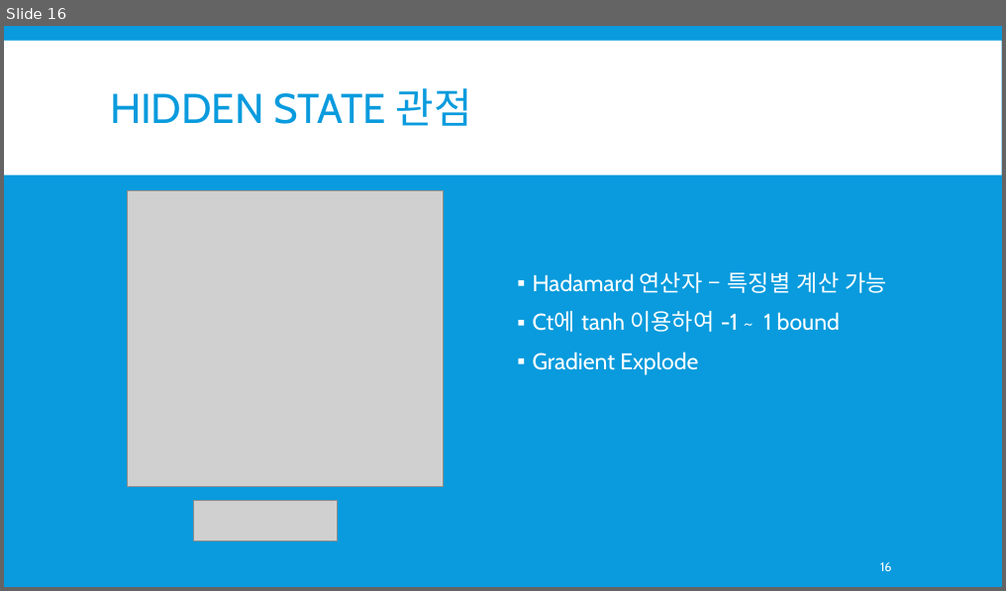
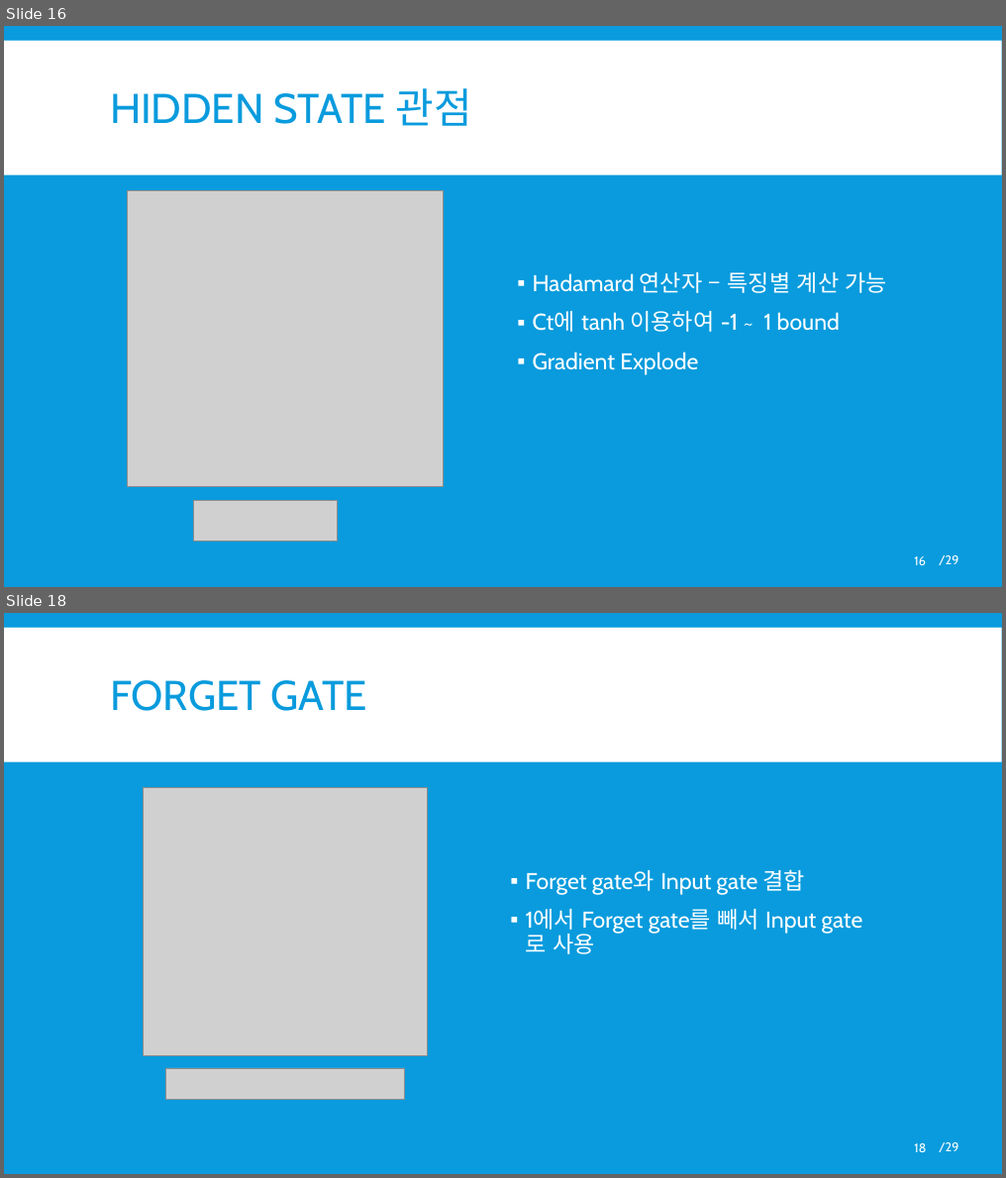
Before and after one commit to skj0108/seminar, a slide deck: RNN 순환 신경망.pptx. Shown one above the other, each under a label of ours: slide 16 before the commit, slides 16 and 18 after it; the slides between them are not shown. The pictures are 1006x591 and 1006x1178 pixels, drawn with LibreOffice and Linux fonts; fonts in the diff are those of the drawing; grey boxes stand for pictures. Boxes give left, top, right and bottom in pixels: in the first picture for what was removed or moved away, otherwise in the second. Text is boxed around its words. In the diff, an @@ line names an element or a change of style, - is before the commit and + after.

```diff
--- a/RNN 순환 신경망.pptx
+++ b/RNN 순환 신경망.pptx
@@ slide 18 added at [4, 613, 1002, 1174], background #099BDD; not listed: 2 template elements that a slide beside it also shows @@
@@ title added at [110, 680, 366, 711], 40 pt, text #099BDD @@
+FORGET GATE
@@ picture added at [144, 788, 427, 1057] @@
@@ text added at [526, 869, 816, 955], 22 pt, text #FFFFFF @@
+▪ Forget gate와 Input gate 결합
+▪ 1에서 Forget gate를 빼서 Input gate로 사용
@@ picture added at [166, 1068, 405, 1100] @@
@@ page number added at [914, 1144, 926, 1153], 12 pt, text #FFFFFF @@
+18
@@ slide 16 changed as well @@
@@ page number: place and size @@
-page number at [880, 563, 892, 571]
+page number at [914, 557, 926, 566]
@@ text added at [939, 556, 958, 566], 12 pt, text #FFFFFF @@
+/29
```
Also in this commit, not shown: 15 other slides changed, 12 other slides added, 2 slides removed.
